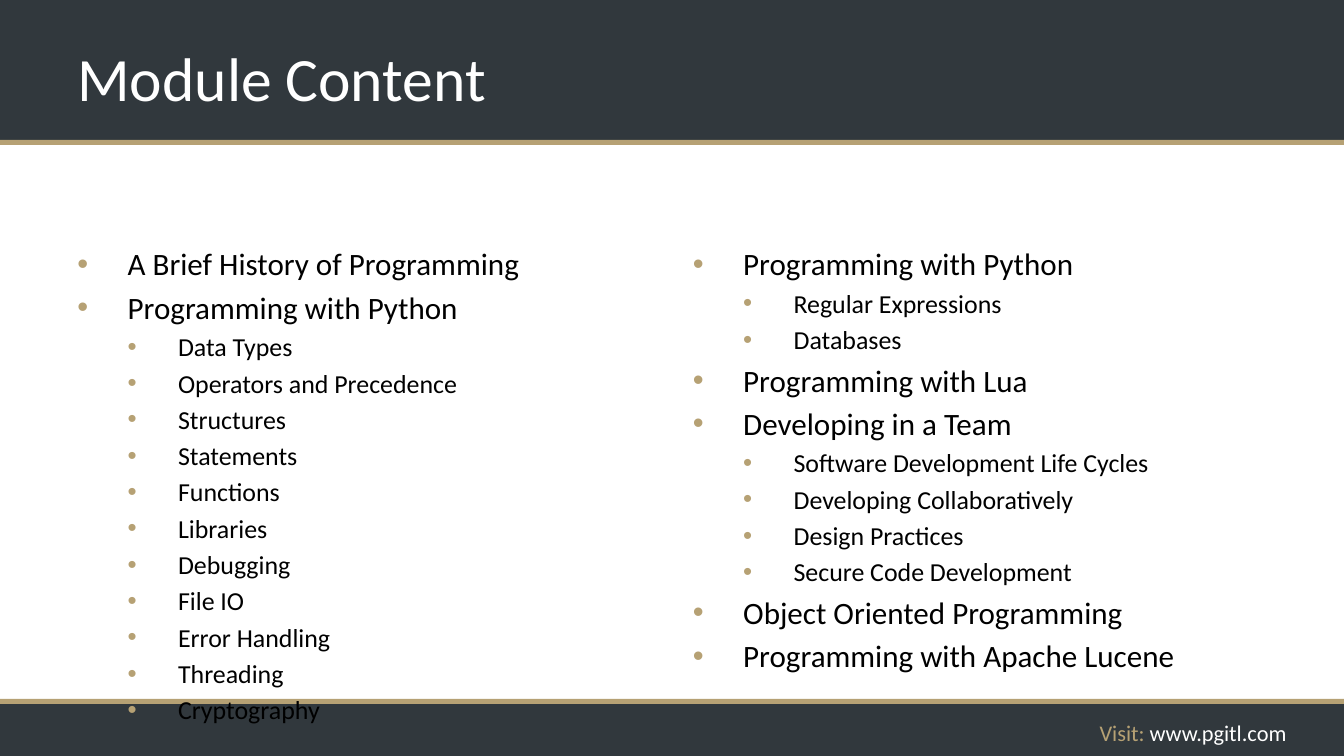
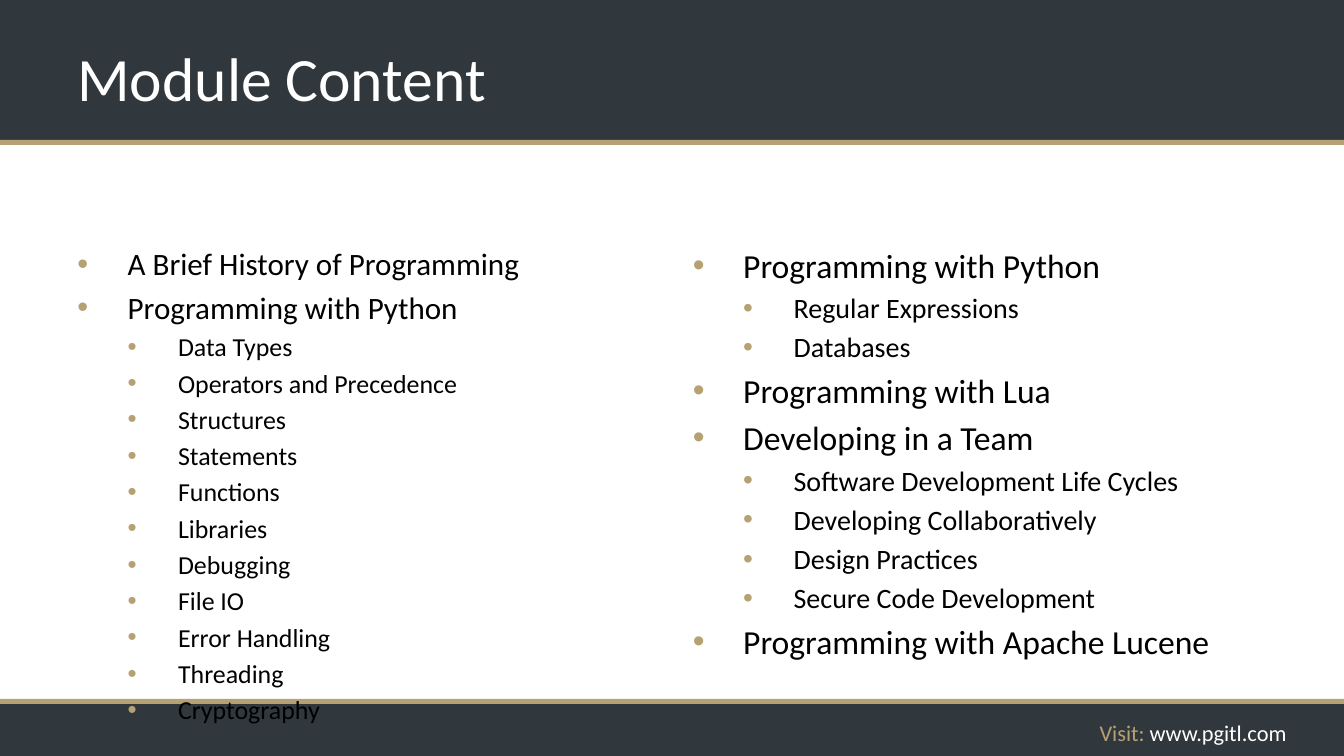
Before and after one commit to rikkouri/project-a, a slide deck: slide 4 of Programming Foundations.pptx. Drawn at 1344x756 pixels with LibreOffice and Linux fonts; fonts in the diff are those of the drawing; background and template pictures are left out. Boxes give left, top, right and bottom in pixels: in the first picture for what was removed or moved away, otherwise in the second. Text is boxed around its words. In the diff, an @@ line names an element or a change of style, - is before the commit and + after.

```diff
--- a/Programming Foundations.pptx
+++ b/Programming Foundations.pptx
@@ text "Programming with Python" at <box>743,254,1209,660</box>: size 22.2 to 24 pt in "Programming with Python", "Programming with Lua", "Developing in a Team", "Programming with Apache Lucene"; size 18.5 to 20 pt in "Regular Expressions", "Databases", "Software Development Life Cycles", "Developing Collaboratively" and 2 more places @@
@@ text at <box>743,602,1122,630</box>: paragraph removed @@
-• Object Oriented Programming
```
Also in this commit, not shown: 42 other slides changed.
